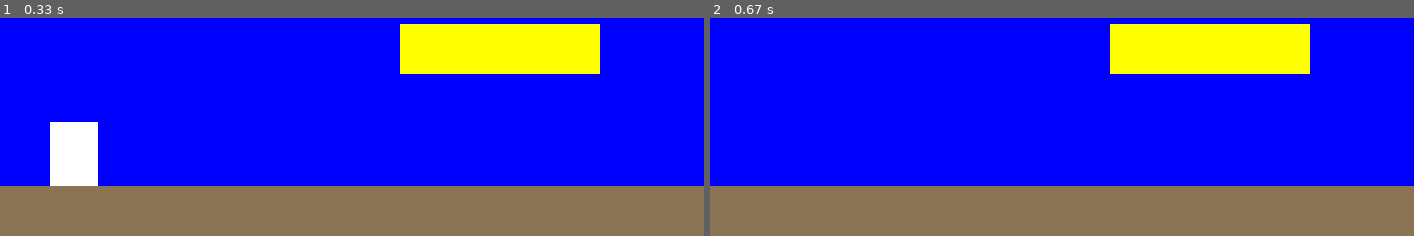
Above: before the commit, frames 1-2 (left to right).
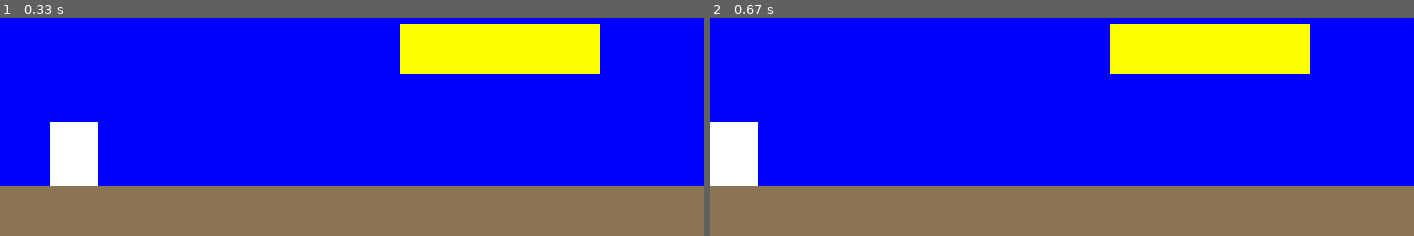
Above: after the commit, the same moments.

Repository: saegl5/myprojects
Game: pygame game, started from mario.py
Same seed, same stepped clock (60 frames per second), same inputs: the game is played once before the commit and once after it.
Inputs (mouse positions are in pixels of both pictures, inside the frame that each line leads up to):
- Up to frame 1 (0.33 s): no input
- Up to frame 2 (0.67 s): hold Left from 0.33 s (still down); move the mouse to (1047, 41) at 0.37 s

Frame 1 is identical in both runs. In frame 2, 2.0% of the frame differs, in the area x 0-7%, y 47-78%.

Commit message:
added boundary

Diff:
--- a/mario.py
+++ b/mario.py
@@ -98,7 +98,7 @@
             platform.rect.x -= diff
         mario.rect.x = l # keep mario still
     elif mario.rect.x < l: # move world back
-        if ground.rect.x < 0: # resets initial positions
+        if ground.rect.x < 0: # retains initial positions
             if ground.rect.x + diff > 0: # check gap
                 gap = ground.rect.x + diff
                 ground.rect.x += diff - gap
@@ -108,6 +108,8 @@
                 for platform in platforms:
                     platform.rect.x += diff
             mario.rect.x = l
+        if mario.rect.x < 0: # left boundary
+            mario.rect.x = 0
 
     mario.rect.y += y_inc # mario.rect.y truncates decimal point, but okay, simply causes delay
     hit_ground = pygame.sprite.spritecollide(mario, grounds, False)
